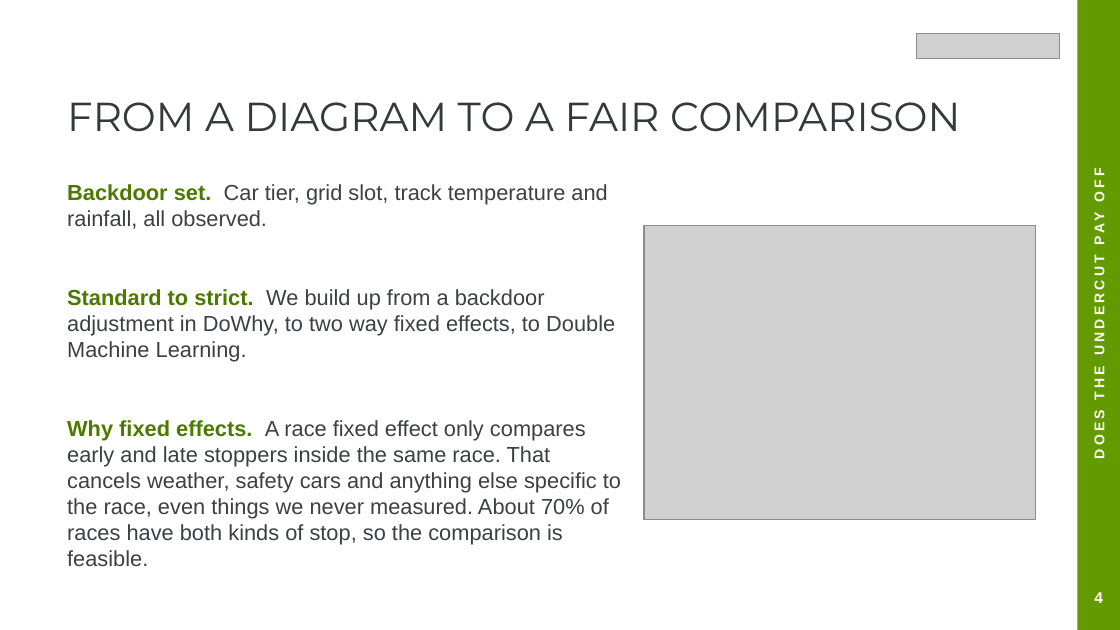
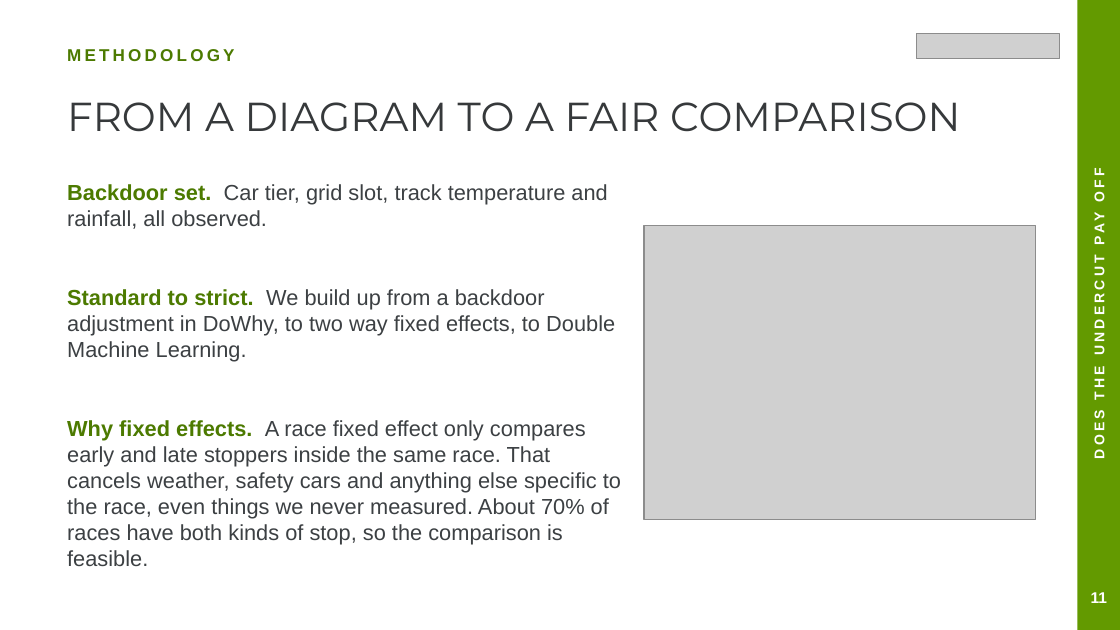
Before and after one commit to Munish0303/dai-mission-group-K, a slide deck: slide 15 of presentation.pptx (slide 7 before the commit). Drawn at 1120x630 pixels with LibreOffice and Linux fonts; fonts in the diff are those of the drawing; grey boxes stand for pictures. Boxes give left, top, right and bottom in pixels: in the first picture for what was removed or moved away, otherwise in the second. Text is boxed around its words. In the diff, an @@ line names an element or a change of style, - is before the commit and + after.

```diff
--- a/presentation.pptx
+++ b/presentation.pptx
@@ text added at <box>67,49,234,61</box>, 11 pt, text #4C7A00, bold @@
+METHODOLOGY
@@ text at <box>1091,592,1107,603</box>: text changed @@
-4
+11
```
Also in this commit, not shown: 18 other slides changed, 12 slides added.
